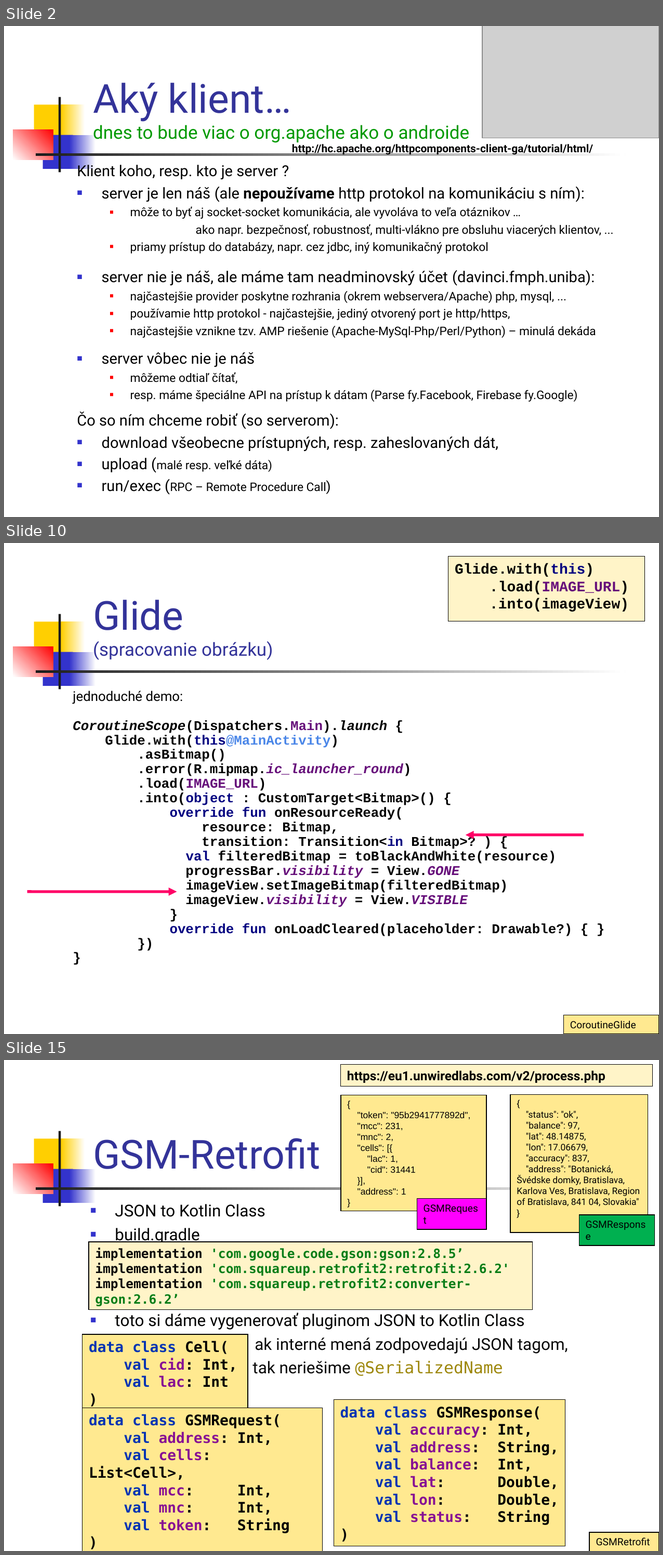
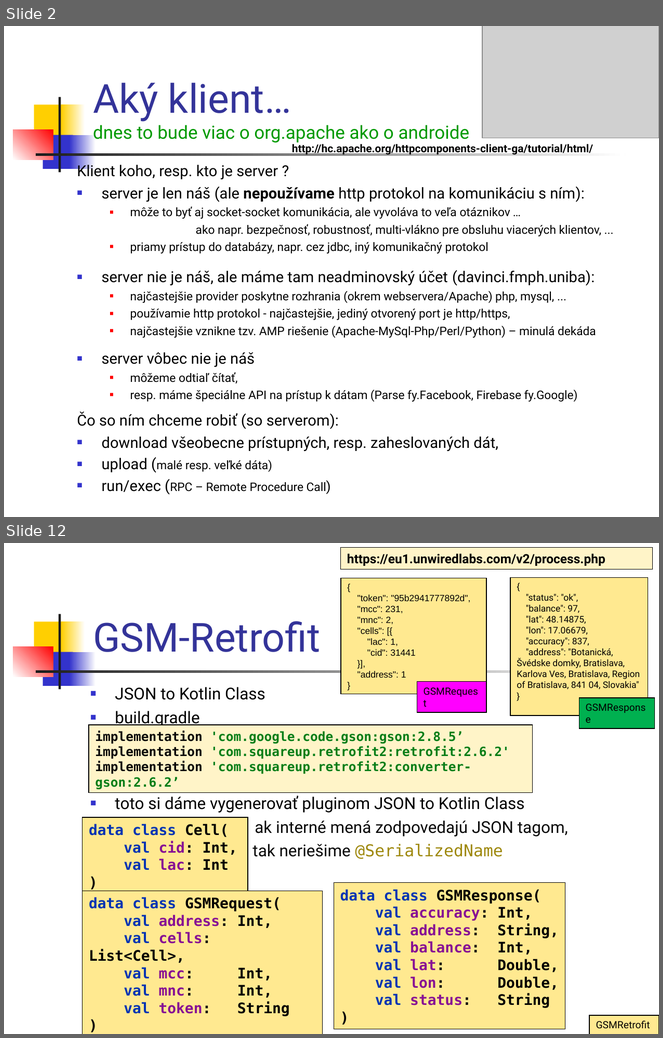
Before and after one commit to vmandro/Prednasky, a slide deck: 11/11_Android.ppt. Shown one above the other, each under a label of ours: slides 2, 10 and 15 before the commit, slides 2 and 12 after it; the slides between them are not shown. The pictures are 663x1555 and 663x1038 pixels, drawn with LibreOffice and Linux fonts; fonts in the diff are those of the drawing; grey boxes stand for pictures. Boxes give left, top, right and bottom in pixels: in the first picture for what was removed or moved away, otherwise in the second. Text is boxed around its words. In the diff, an @@ line names an element or a change of style, - is before the commit and + after.

```diff
--- a/11/11_Android.ppt
+++ b/11/11_Android.ppt
@@ slide 10 removed at bbox=[4, 543, 659, 1034], background #FFFFFF; not listed: 7 template elements that a slide beside it also shows @@
@@ rectangle removed at bbox=[4, 546, 17, 573] @@
@@ rectangle removed at bbox=[448, 556, 645, 621] @@
-Glide.with(this)
-.load(IMAGE_URL)
-.into(imageView)
@@ title removed at bbox=[93, 600, 273, 660] @@
-Glide
-(spracovanie obrázku)
@@ text removed at bbox=[73, 691, 572, 937] @@
-jednoduché demo:
-CoroutineScope(Dispatchers.Main).launch {
-Glide.with(this@MainActivity)
-.asBitmap()
-.error(R.mipmap.ic_launcher_round)
-.load(IMAGE_URL)
-.into(object : CustomTarget<Bitmap>() {
-override fun onResourceReady(
-resource: Bitmap,
-transition: Transition<in Bitmap>? ) {
-val filteredBitmap = toBlackAndWhite(resource)
-progressBar.visibility = View.GONE
-imageView.setImageBitmap(filteredBitmap)
-imageView.visibility = View.VISIBLE
-}
-override fun onLoadCleared(placeholder: Drawable?) { }
-})
-}
@@ arrow removed from (584, 835) to (466, 835) @@
@@ arrow removed from (27, 891) to (177, 892) @@
@@ rectangle removed at bbox=[564, 1015, 659, 1034] @@
-CoroutineGlide
@@ what was slide 15 is now slide 12 @@
```
Also in this commit, not shown: 10 slides changed, 34 other slides removed, 2 other files.
